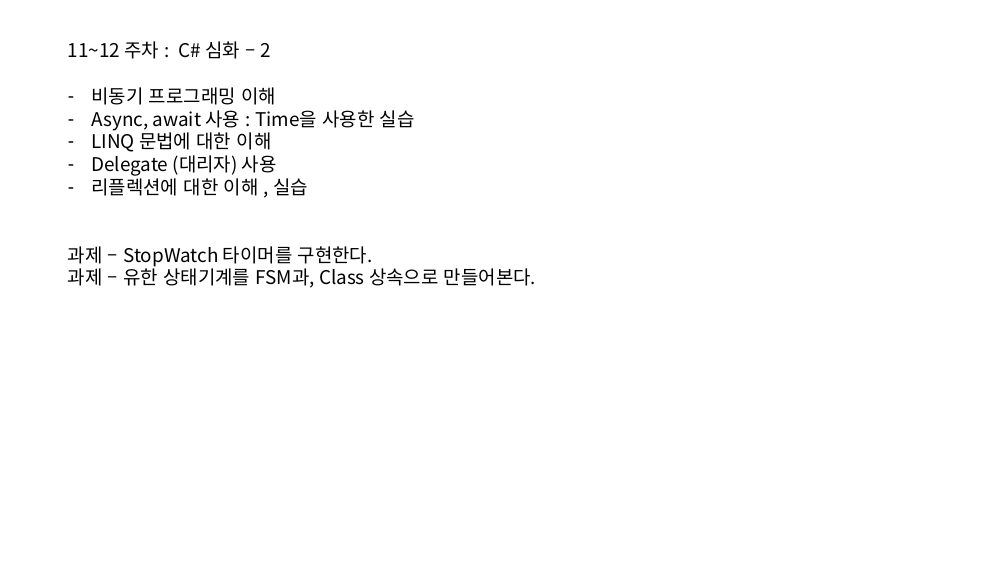
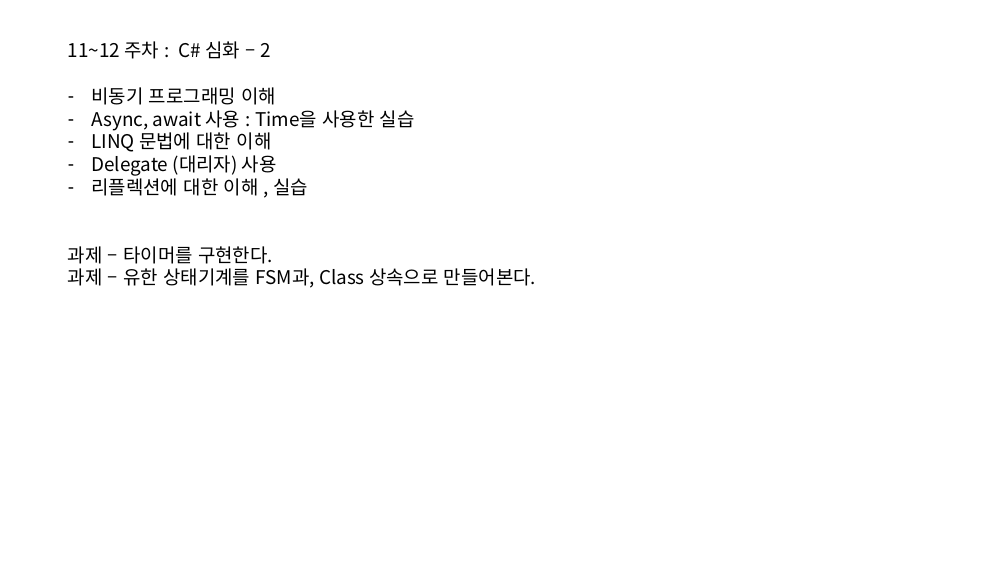
Before and after one commit to Pacman18/SantaClass, a slide deck: slide 5 of c#기초교육과정.pptx. Drawn at 1008x567 pixels with LibreOffice and Linux fonts; fonts in the diff are those of the drawing. Boxes give left, top, right and bottom in pixels: in the first picture for what was removed or moved away, otherwise in the second. Text is boxed around its words. In the diff, an @@ line names an element or a change of style, - is before the commit and + after.

```diff
--- a/c#기초교육과정.pptx
+++ b/c#기초교육과정.pptx
@@ text at [68, 246, 273, 264]: text changed @@
-과제 – StopWatch 타이머를 구현한다.
+과제 – 타이머를 구현한다.
```
Also in this commit, not shown: 1 other slide changed, 1 other file.
